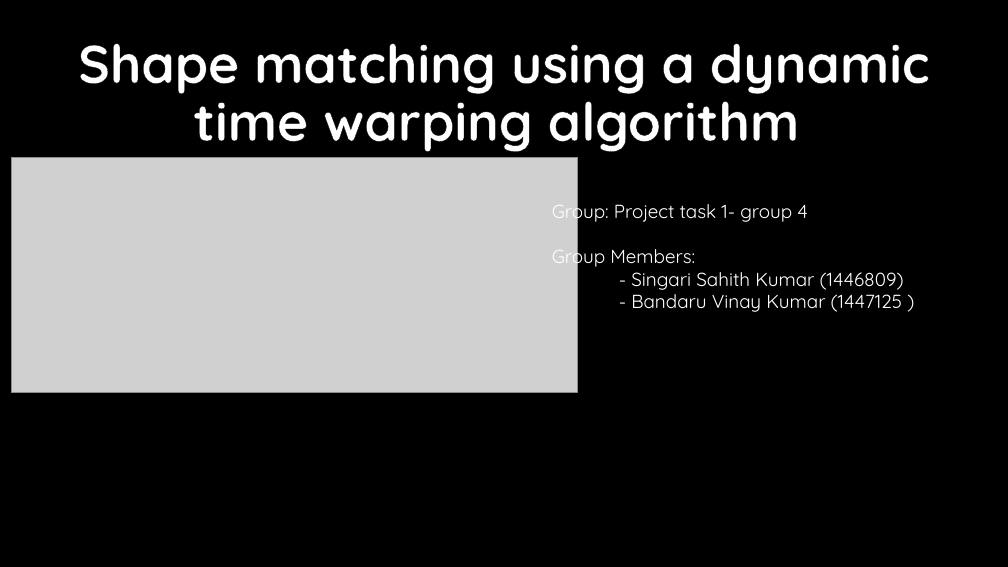
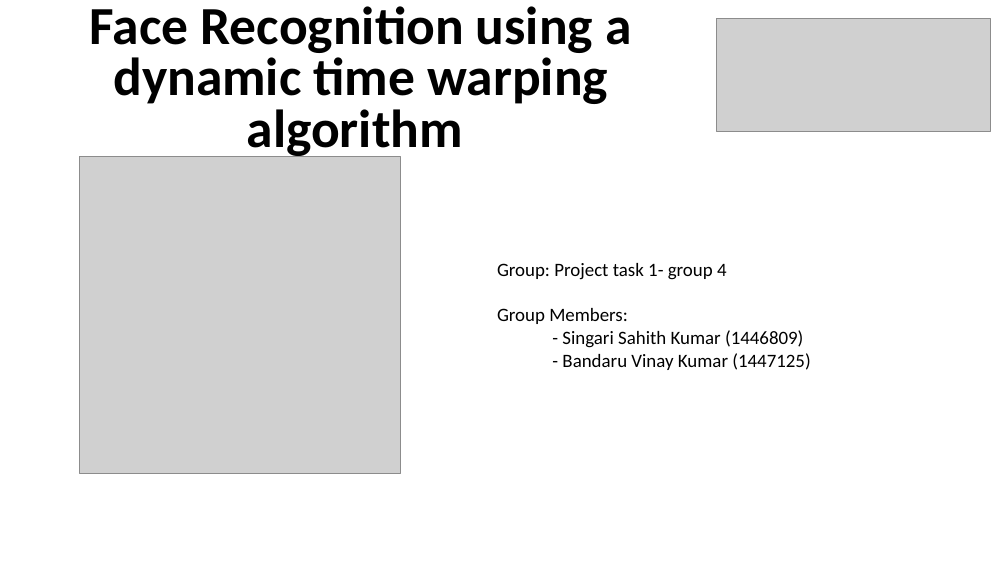
Before and after one commit to sahithkumar1999/Shape-matching-using-a-dynamic-time-warping-algorithm, a slide deck: slide 1 of Documentation/Project task 1- group 4.pptx. Drawn at 1008x567 pixels with LibreOffice and Linux fonts; fonts in the diff are those of the drawing; grey boxes stand for pictures; background and template pictures are left out. Boxes give left, top, right and bottom in pixels: in the first picture for what was removed or moved away, otherwise in the second. Text is boxed around its words. In the diff, an @@ line names an element or a change of style, - is before the commit and + after.

```diff
--- a/Documentation/Project task 1- group 4.pptx
+++ b/Documentation/Project task 1- group 4.pptx
@@ background #000000 to #FFFFFF @@
@@ text at (90, 6, 631, 159): text changed; font Quicksand to Calibri; text colour #FFFFFF to #000000 @@
-Shape matching using a dynamic time warping algorithm
+Face Recognition using a dynamic time warping algorithm
@@ picture: place and size @@
-picture at (11, 157, 578, 392)
+picture at (717, 19, 990, 132)
@@ picture added at (79, 157, 402, 473) @@
@@ text "Group: Project task 1- group ...": place and size @@
-text "Group: Project task 1- group ..." at (552, 198, 904, 312)
+text "Group: Project task 1- group ..." at (497, 263, 810, 370)
@@ text at (497, 263, 803, 348): font Quicksand to Calibri, text colour #FFFFFF to #000000 in "Group: Project task 1- group 4 Group ...", "- Singari Sahith Kumar (1446809)" @@
@@ text at (562, 353, 810, 370): text changed; font Quicksand to Calibri; text colour #FFFFFF to #000000 @@
-- Bandaru Vinay Kumar (1447125 )
+- Bandaru Vinay Kumar (1447125)
```
Also in this commit, not shown: 2 other slides changed, 14 slides added, 10 slides removed, 1 other file.
